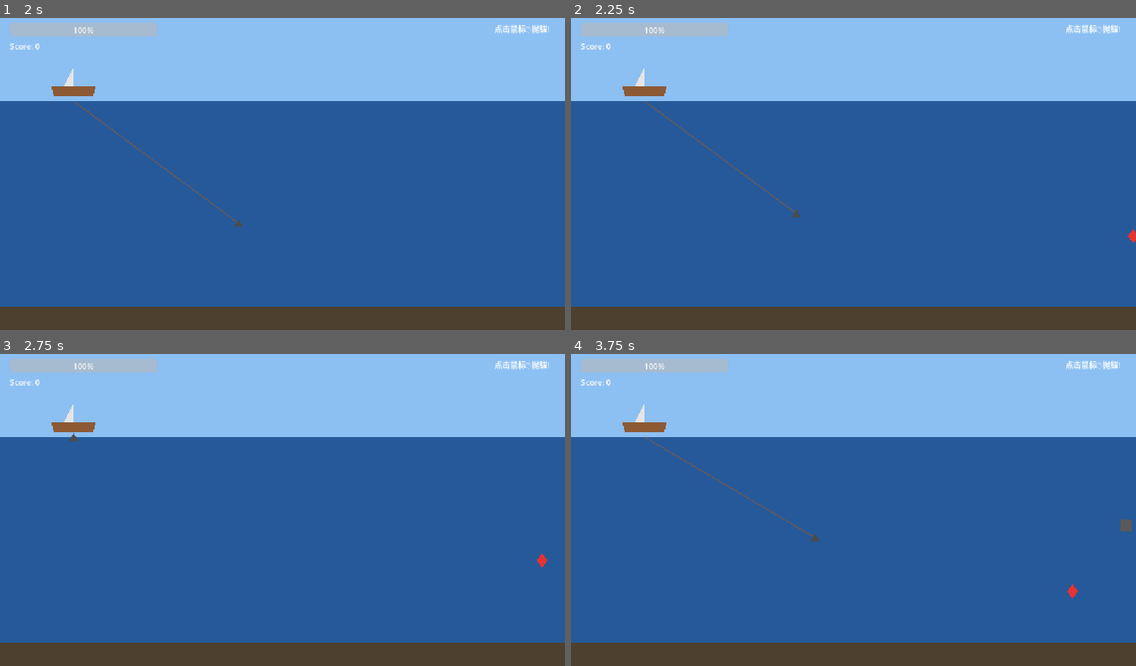
Above: before the commit, frames 1-4 (two rows, left to right).
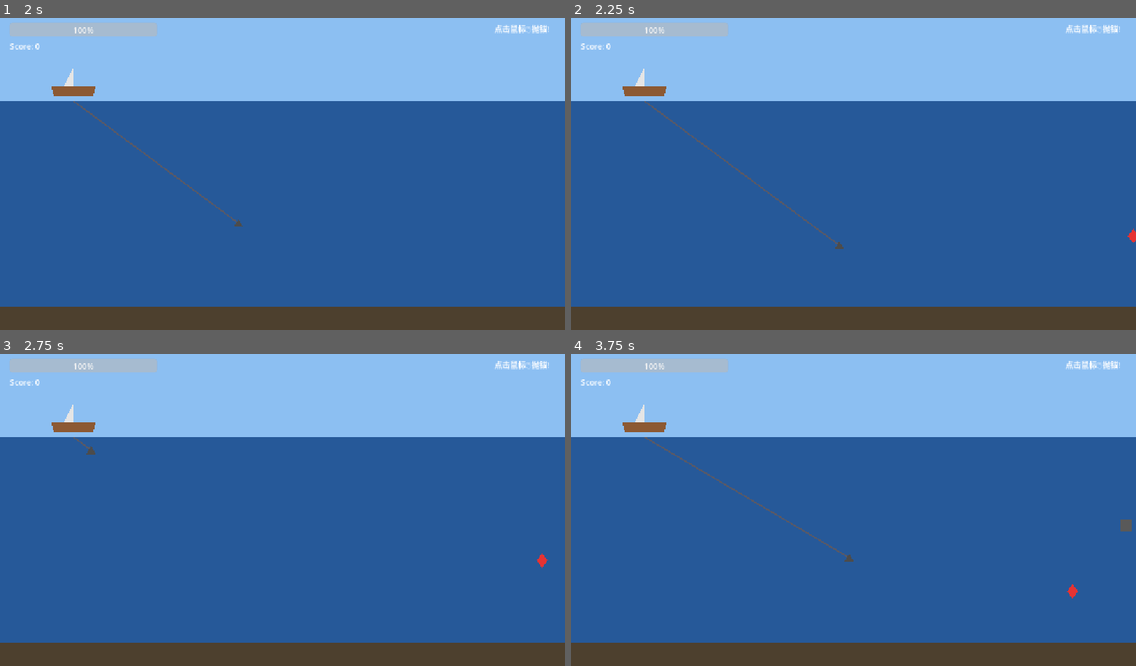
Above: after the commit, the same moments.

Repository: hysonger/anchor-loot
Game: Godot game, scene res://scenes/main.tscn
Same seed, same stepped clock (60 frames per second), same inputs: the game is played once before the commit and once after it.
Inputs (mouse positions are in pixels of both pictures, inside the frame that each line leads up to):
- Up to frame 1 (2 s): click "开始游戏 [Space]" at 0.5 s; tap Enter at 1.25 s; move the mouse to (254, 236) at 1.27 s; click (254, 236) at 1.42 s; tap Space at 1.52 s
- Up to frame 2 (2.25 s): tap Space at 2 s; move the mouse to (1023, 217) at 2.02 s; click (1023, 217) at 2.17 s
- Up to frame 3 (2.75 s): tap Space at 2.27 s
- Up to frame 4 (3.75 s): move the mouse to (684, 460) at 2.77 s; click (684, 460) at 2.92 s; move the mouse to (881, 506) at 3.52 s; click (881, 506) at 3.67 s

Frame 1 is identical in both runs. In frame 2, less than 0.1% of the frame differs, in the area x 39-49%, y 61-75%; in frame 3, less than 0.1%; in frame 4, less than 0.1%.

Commit message:
延长锚索长度

Diff:
--- a/autoload/game.gd
+++ b/autoload/game.gd
@@ -54,7 +54,7 @@
 
 const SPAWN_PROTECTION_TIME := 0.3
 
-const MAX_CHAIN_LEN := 500
+const MAX_CHAIN_LEN := 650
 const ANCHOR_FIRE_SPEED := 800.0
 const ANCHOR_RETRACT_SPEED := 900.0
 # Anchor speed curve: horizontal shots run at this fraction of vertical speed.
